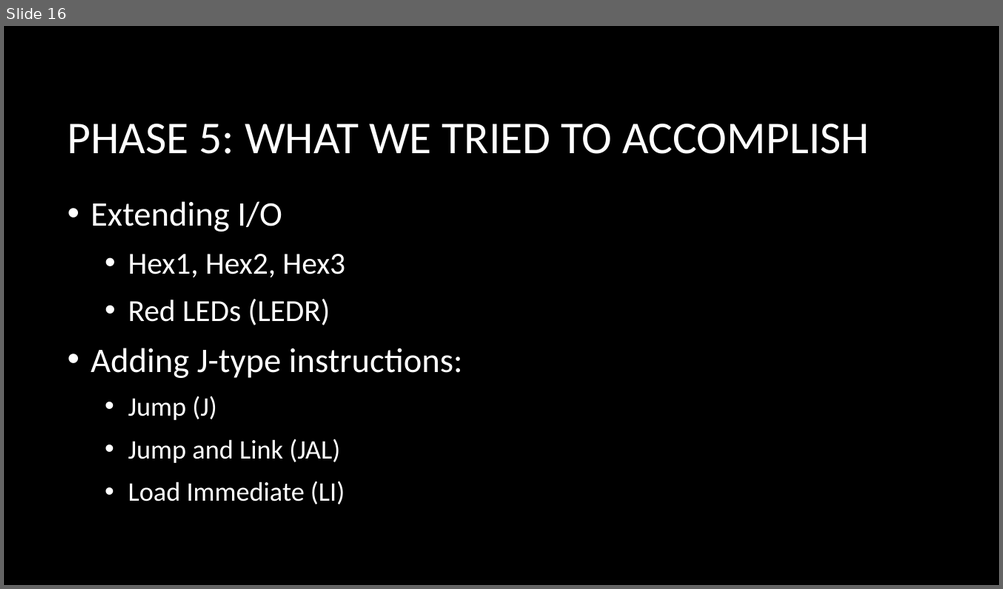
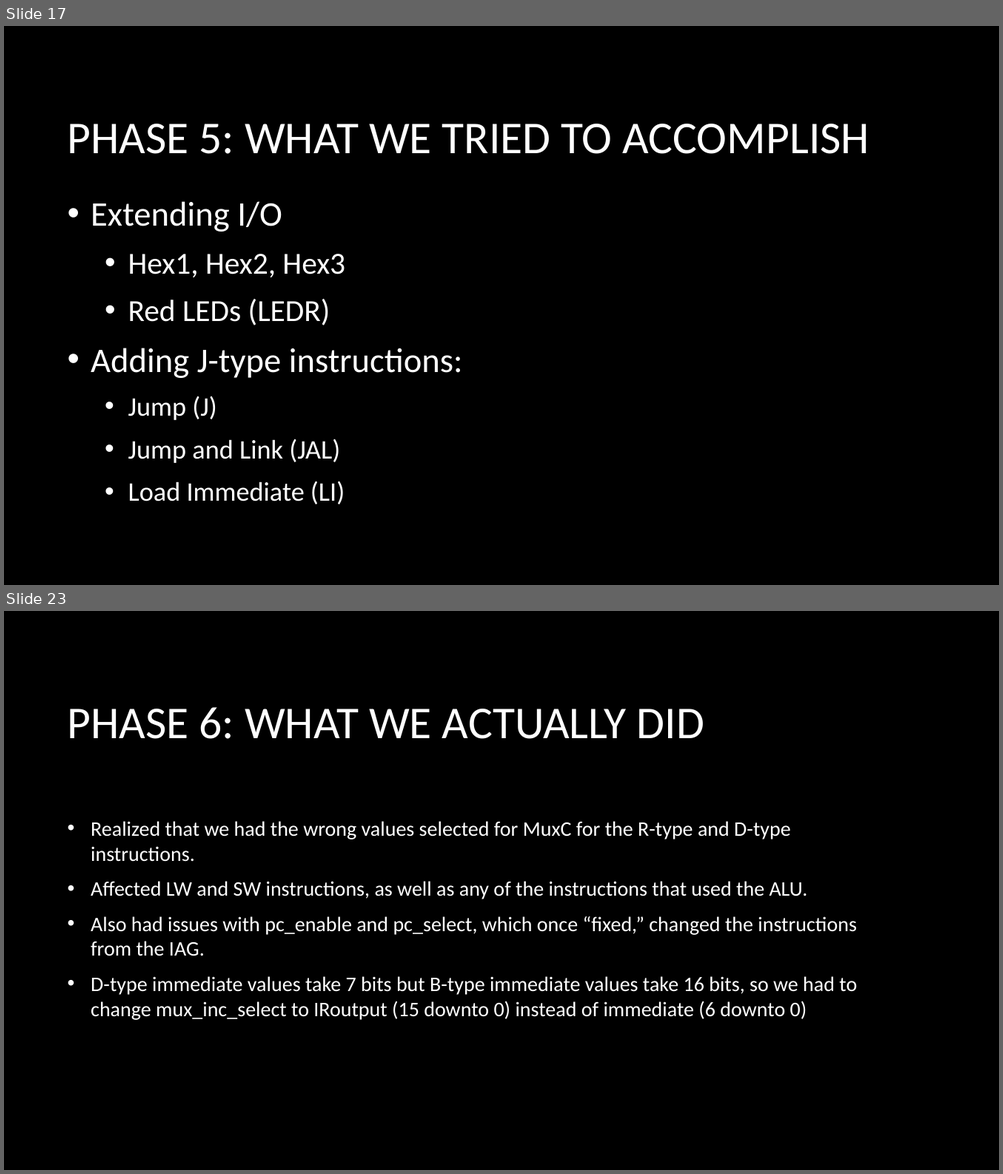
Before and after one commit to sheawinkler/230Project, a slide deck: Part6/The Adventurous Project of building a processor.pptx. Shown one above the other, each under a label of ours: slide 16 before the commit, slides 17 and 23 after it; the slides between them are not shown. The pictures are 1003x589 and 1003x1174 pixels, drawn with LibreOffice and Linux fonts; fonts in the diff are those of the drawing; background and template pictures are left out. Boxes give left, top, right and bottom in pixels: in the first picture for what was removed or moved away, otherwise in the second. Text is boxed around its words. In the diff, an @@ line names an element or a change of style, - is before the commit and + after.

```diff
--- a/Part6/The Adventurous Project of building a processor.pptx
+++ b/Part6/The Adventurous Project of building a processor.pptx
@@ slide 23 added at (x1=4, y1=611, x2=999, y2=1170), background picture (left out) @@
@@ title added at (x1=68, y1=707, x2=704, y2=739), 44 pt, text #FFFFFF @@
+PHASE 6: WHAT WE ACTUALLY DID
@@ text added at (x1=91, y1=821, x2=856, y2=1020), 20 pt, text #FFFFFF @@
+• Realized that we had the wrong values selected for MuxC for the R-type and D-type instructions.
+• Affected LW and SW instructions, as well as any of the instructions that used the ALU.
+• Also had issues with pc_enable and pc_select, which once “fixed,” changed the instructions from the IAG.
+• D-type immediate values take 7 bits but B-type immediate values take 16 bits, so we had to change mux_inc_select to IRoutput (15 downto 0) instead of immediate (6 downto 0)
@@ what was slide 16 is now slide 17 @@
```
Also in this commit, not shown: 19 slides changed, 5 other slides added, 2 slides removed.
